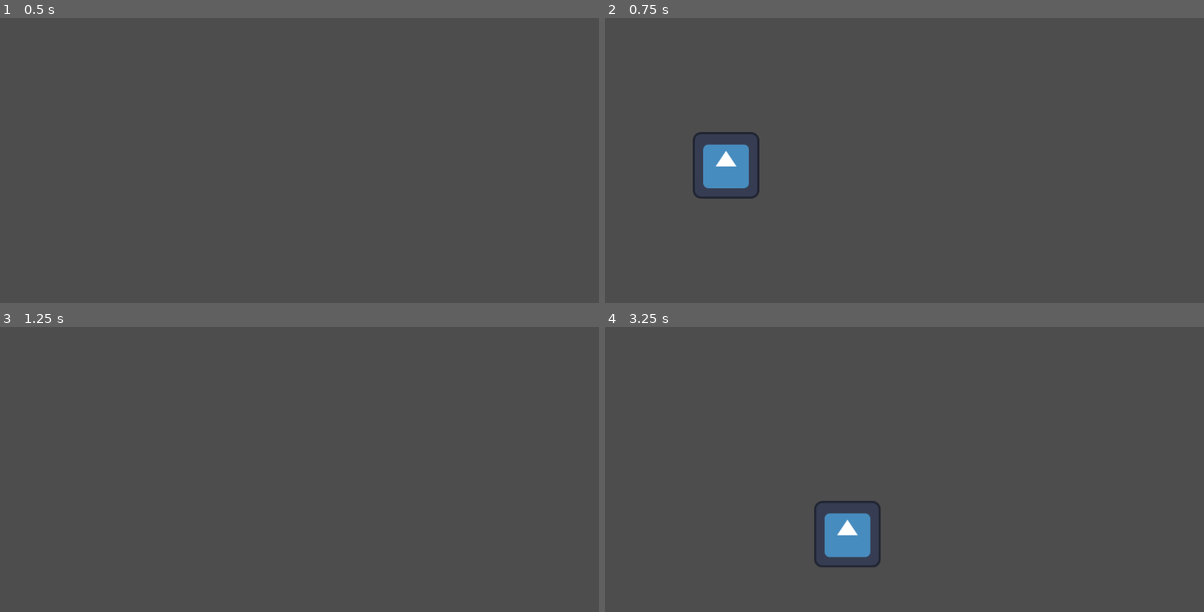
Above: before the commit, frames 1-4 (two rows, left to right).
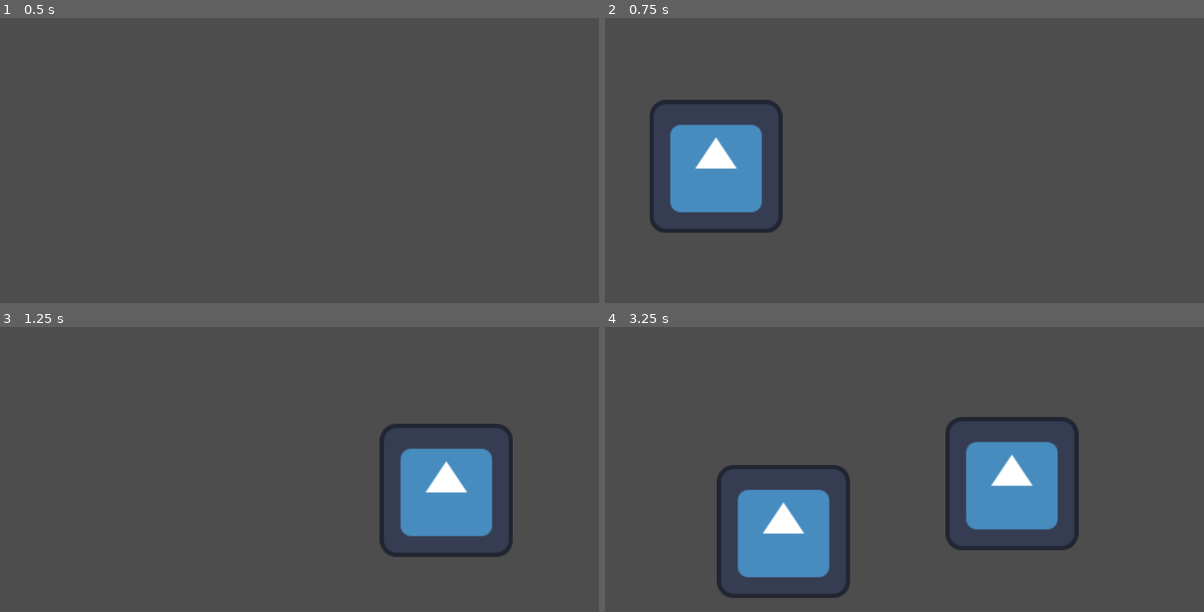
Above: after the commit, the same moments.

Repository: Olliver-0/matter-strike
Game: Godot game, scene res://BallisticsCalculator.tscn
The game is run twice, just before and just after one commit, with the same random seed, the same clock (stepped at 60 frames per second) and the same inputs. The project has no main scene, so this scene is started directly. The engine's default icon, where the game draws it, is replaced by a stand-in: a white triangle on a blue panel in a dark square.
Inputs (mouse positions are in pixels of both pictures, inside the frame that each line leads up to):
- Up to frame 1 (0.5 s): no input
- Up to frame 2 (0.75 s): tap Enter at 0.5 s; move the mouse to (1036, 117) at 0.52 s; click (1036, 117) at 0.67 s
- Up to frame 3 (1.25 s): no input
- Up to frame 4 (3.25 s): move the mouse to (784, 460) at 1.27 s; click (784, 460) at 1.42 s; move the mouse to (964, 369) at 2.02 s; click (964, 369) at 2.17 s; move the mouse to (874, 512) at 2.77 s; click (874, 512) at 2.92 s

Frame 1 is identical in both runs. In frame 2, 5.1% of the frame differs, in the area x 7-30%, y 28-76%; in frame 3, 6.1%; in frame 4, 13%, in the area x 18-80%, y 31-95%.

Commit message:
feat: finaliza lógicas físicas e de jogabilidade

Diff:
--- a/BallisticsCalculator.gd
+++ b/BallisticsCalculator.gd
@@ -1,43 +1,108 @@
 extends Node2D
 
-# 1. LINK COM O MOLDE DO PROJÉTIL
-# Esta variável vai nos permitir arrastar a cena do projétil diretamente pelo editor
+# ==========================================
+# 1. SINAIS E REFERÊNCIAS (Configuração do Editor)
+# ==========================================
+
+# CONTRATO COM A INTERFACE: O Gerenciador de Turnos deve se conectar a este sinal
+# para saber o momento exato em que a animação da bala acabou e a vez pode ser passada.
+signal turn_resolved
+
+# Arraste a cena "Projectile.tscn" para este campo no painel Inspector (à direita)
 @export var projectile_scene: PackedScene
 
-# 2. REFERÊNCIA AO PONTO DE DISPARO
+# Marcador temporário de onde o tiro sai durante os testes isolados
 @onready var muzzle_marker: Marker2D = $MuzzleMarker
 
-# Variáveis físicas básicas para o teste da parábola
+# Variáveis do ambiente da partida atual (Devem ser alteradas a cada turno/fase)
 var current_gravity: float = 980.0
-var current_wind: float = 100.0 # Inicialmente sem vento para facilitar seu primeiro teste
+var current_wind: float = -350.0
 
+
+# ==========================================
+# 2. AMBIENTE DE TESTE (Sandbox Local)
+# ==========================================
+
+# TODO: Deletar esta função quando o HUD e o personagem do parceiro estiverem prontos.
 func _unhandled_input(event: InputEvent) -> void:
-	# GATILHO DE TESTE: Sempre que você clicar com o botão esquerdo do mouse na tela
 	if event is InputEventMouseButton and event.pressed and event.button_index == MOUSE_BUTTON_LEFT:
-		# Captura a coordenada exata de onde você clicou na tela
 		var clicked_coordinate = get_global_mouse_position()
+		var test_start_position: Vector2 = muzzle_marker.global_position
 
-		# Executa o disparo simulando o terminal do jogo
-		# Usaremos valores base de massa e volume (10.0) para o teste inicial
-		fire_shot(clicked_coordinate, 10.0, 10.0)
+		# Simulando o input do terminal do jogador
+		var test_input_type: String = "MASS"
+		var test_input_value: float = 50.0
 
-func fire_shot(target_coordinate: Vector2, input_mass: float, input_volume: float) -> void:
+		dispatch_shot(test_start_position, clicked_coordinate, test_input_type, test_input_value)
+
+
+# ==========================================
+# 3. API PÚBLICA (CONTRATO COM A INTERFACE)
+# ==========================================
+
+# CONTRATO COM A INTERFACE: Chamar esta função quando o botão "ATIRAR" for pressionado.
+# start_position: a posição global da arma/luva do personagem.
+# target_coordinate: a coordenada (X, Y) digitada no terminal.
+# input_type: "MASS" ou "VOLUME" (dependendo de qual barra o jogador ajustou).
+# input_value: o número final da barra.
+func dispatch_shot(start_position: Vector2, target_coordinate: Vector2, input_type: String, input_value: float) -> void:
+	var material_data = MaterialsTable.get_current_properties()
+	var current_density: float = material_data["density"]
+
+	var final_mass: float = 0.0
+	var final_volume: float = 0.0
+
+	# Limites físicos do canhão (impede o jogador de criar balas infinitamente grandes/pequenas)
+	var min_volume: float = 10.0
+	var max_volume: float = 100.0
+
+	# Resolve a regra de transmutação (Conservação baseada na Densidade do Material)
+	if input_type == "MASS":
+		var theoretical_volume: float = input_value / current_density
+		final_volume = clampf(theoretical_volume, min_volume, max_volume)
+		final_mass = final_volume * current_density
+
+	elif input_type == "VOLUME":
+		final_volume = clampf(input_value, min_volume, max_volume)
+		final_mass = final_volume * current_density
+
+	# Log de validação no console
+	print("--- NOVO DISPARO ---")
+	print("Input Original: ", input_type, " = ", input_value)
+	print("Material Atual: ", MaterialsTable.current_material)
+	print("Massa Final: ", final_mass, " | Volume Final: ", final_volume)
+
+	# Repassa os dados validados para o sistema de física criar o objeto
+	fire_shot(start_position, target_coordinate, final_mass, final_volume)
+
+
+# CONTRATO COM A INTERFACE: Chamar esta função continuamente enquanto o jogador arrasta
+# a barra de Massa para prever quanto o tiro vai custar da barra de Energia (UE) dele.
+func calculate_energy_cost(preview_mass: float) -> float:
+	var cost_multiplier: float = 0.1
+	return preview_mass * cost_multiplier
+
+
+# ==========================================
+# 4. LÓGICA INTERNA E MATEMÁTICA FÍSICA
+# ==========================================
+
+# Cria a bala no mapa, injeta a física e atira.
+func fire_shot(start_position: Vector2, target_coordinate: Vector2, input_mass: float, input_volume: float) -> void:
 	if not projectile_scene:
 		push_error("ERRO: Você esqueceu de arrastar a cena do Projétil para o Inspector da Calculadora!")
 		return
 
-	var spawn_position = muzzle_marker.global_position
+	var calculated_velocity = _calculate_launch_velocity(start_position, target_coordinate, input_mass, input_volume)
 
-	# Calcula o vetor de velocidade inicial baseado na distância e direção do clique
-	var calculated_velocity = _calculate_launch_velocity(spawn_position, target_coordinate, input_mass, input_volume)
-
-	# Instancia (clona) o projétil no jogo
 	var projectile_instance = projectile_scene.instantiate() as Area2D
 	get_tree().current_scene.add_child(projectile_instance)
 
-	# Injeta os valores iniciais e a gravidade para o projétil começar a voar sozinho
+	# Conecta o sinal do impacto da bala à função de repasse desta Calculadora
+	projectile_instance.projectile_impacted.connect(_on_projectile_impacted)
+
 	projectile_instance.initialize(
-		spawn_position,
+		start_position,
 		calculated_velocity,
 		input_mass,
 		input_volume,
@@ -45,18 +110,21 @@
 		current_gravity
 	)
 
-func _calculate_launch_velocity(start: Vector2, target_input: Vector2, m: float, _v: float) -> Vector2:	# Encontra a direção apontando do Muzzle para o clique do mouse
+# Transforma coordenadas puras em um vetor de velocidade física (com punição por inércia/peso)
+func _calculate_launch_velocity(start: Vector2, target_input: Vector2, m: float, _v: float) -> Vector2:
 	var direction: Vector2 = (target_input - start).normalized()
-
-	# Calcula a distância em pixels entre o Muzzle e o clique
 	var distance: float = start.distance_to(target_input)
 
-	# Multiplicador de força para o tiro não ficar lento demais na tela
 	var force_multiplier: float = 3.0
 	var raw_force: float = distance * force_multiplier
 
-	# Modificador físico simples: quanto maior a massa, menos velocidade inicial o tiro ganha [cite: 85]
+	# Modificador de Inércia: materiais mais pesados saem do canhão com menos velocidade inicial
 	var velocity_modifier: float = 1.0 / (1.0 + (m * 0.01))
 	var final_force: float = raw_force * velocity_modifier
 
 	return direction * final_force
+
+# Escuta o aviso de impacto da bala e repassa a informação adiante para o jogo
+func _on_projectile_impacted() -> void:
+	print("Calculadora informa: O tiro foi finalizado fisicamente no cenário.")
+	turn_resolved.emit()
--- a/MaterialsTable.gd
+++ b/MaterialsTable.gd
@@ -7,7 +7,7 @@
 	"LEAD":  {"density": 11.34, "hud_color": Color(0.30, 0.35, 0.40)}
 }
 
-var current_material: String = "IRON"
+var current_material: String = "CORK"
 
 func get_current_properties() -> Dictionary:
 	return MATERIALS[current_material]
--- a/Projectile.gd
+++ b/Projectile.gd
@@ -1,13 +1,27 @@
 extends Area2D
 
-# 1. BLOCO DE DECLARAÇÃO (Os slots de memória do projétil)
+# ==========================================
+# 1. SINAIS (Comunicação Externa)
+# ==========================================
+
+# Emite um aviso no momento exato em que o projétil colide com qualquer superfície ou inimigo.
+signal projectile_impacted
+
+# ==========================================
+# 2. VARIÁVEIS DE ESTADO FÍSICO
+# ==========================================
+
 var velocity: Vector2 = Vector2.ZERO
 var mass: float = 1.0
 var volume: float = 1.0
 var custom_gravity: float = 980.0
 var wind_force: float = 0.0
 
-# 2. FUNÇÃO DE INICIALIZAÇÃO (Injeção de dados específicos do disparo)
+# ==========================================
+# 3. INICIALIZAÇÃO E ESCALA VISUAL
+# ==========================================
+
+# Injeta os dados balísticos e ambientais para que o projétil inicie a sua trajetória de voo.
 func initialize(start_position: Vector2, initial_velocity: Vector2, p_mass: float, p_volume: float, p_wind: float, p_gravity: float) -> void:
 	global_position = start_position
 	velocity = initial_velocity
@@ -16,19 +30,53 @@
 	wind_force = p_wind
 	custom_gravity = p_gravity
 
-# 3. PROCESSO FÍSICO (A matemática da parábola acontecendo a cada frame)
+	# --- ESCALA VISUAL DINÂMICA ---
+	# Volume de Referência representa a escala 1.0 original da imagem e da hitbox.
+	var reference_volume: float = 50.0
+
+	# Fator de escala: Volume 100 dobra o tamanho, Volume 25 reduz para metade.
+	var size_multiplier: float = volume / reference_volume
+
+	# Aplica a alteração nos eixos X e Y do nó inteiro (Sprite e Colisão redimensionam juntos).
+	scale = Vector2(size_multiplier, size_multiplier)
+
+# ==========================================
+# 4. MOTOR FÍSICO (Simulação Determinística)
+# ==========================================
+
 func _physics_process(delta: float) -> void:
-	# Cálculo da aceleração do vento no eixo X baseado na fórmula do GDD (DesvioX = V * Fvento / m)
+	# Aceleração do vento no eixo X (Fórmula do GDD: DesvioX = Volume * Força do Vento / Massa)
 	var wind_acceleration = (volume * wind_force) / mass
 	velocity.x += wind_acceleration * delta
 
-	# Aplicação da aceleração da gravidade no eixo Y
+	# Aceleração da gravidade no eixo Y
 	velocity.y += custom_gravity * delta
 
-	# Movimentação real do objeto no espaço cartesiano da Godot
+	# Movimentação do objeto no espaço cartesiano (Translação)
 	global_position += velocity * delta
 
-# 4. DETECÇÃO DE COLISÃO (O que acontece quando bate em algo)
-func _on_body_entered(_body: Node) -> void:
-	# Remove o projétil do jogo para não ficar voando infinitamente pelo cenário vazio
+# ==========================================
+# 5. DETECÇÃO DE COLISÃO E CÁLCULO DE DANO
+# ==========================================
+
+func _on_body_entered(body: Node) -> void:
+	# 1. Calcula a velocidade escalar total (módulo do vetor) no momento exato do impacto.
+	var impact_speed: float = velocity.length()
+
+	# 2. Fórmula da Energia Cinética (Ec = 0.5 * m * v^2).
+	# Dividimos por um valor arbitrário (ex: 1000) para manter os números de dano equilibrados na UI.
+	var kinetic_energy: float = (0.5 * mass * pow(impact_speed, 2)) / 1000.0
+
+	print(">>> IMPACTO REGISTRADO! Dano Calculado: ", kinetic_energy)
+
+	# --- CONTRATO COM A INTERFACE / PERSONAGENS ---
+	# Se o objeto atingido (body) possuir o método de receber dano, aplicamos a energia nele.
+	# O colega que programar os inimigos DEVE usar exatamente a função 'take_damage(amount: float)'.
+	if body.has_method("take_damage"):
+		body.take_damage(kinetic_energy)
+
+	# Avisa a Calculadora Balística que o ciclo físico do tiro acabou (para passar a vez).
+	projectile_impacted.emit()
+
+	# Remove o projétil da memória no final do frame atual, limpando o ecrã.
 	queue_free()
--- a/project.godot
+++ b/project.godot
@@ -18,6 +18,10 @@
 
 MaterialsTable="*uid://b6uoayaul7v86"
 
+[editor_plugins]
+
+enabled=PackedStringArray("res://addons/GDTerminal/plugin.cfg")
+
 [physics]
 
 3d/physics_engine="Jolt Physics"
